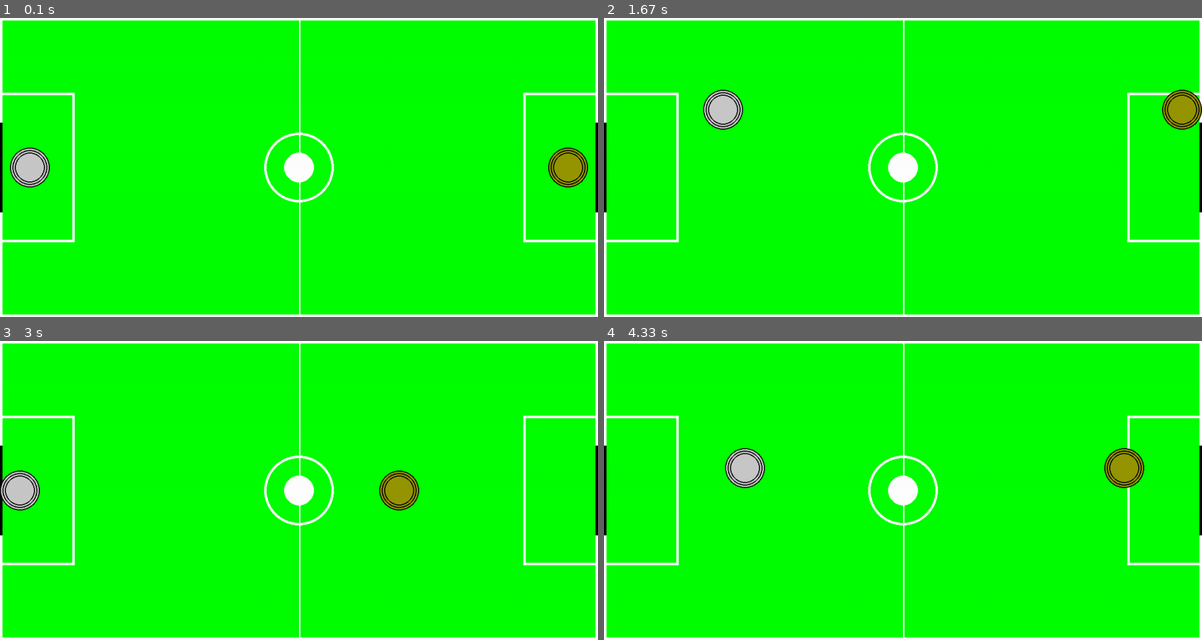
Above: before the commit, frames 1-4 (two rows, left to right).
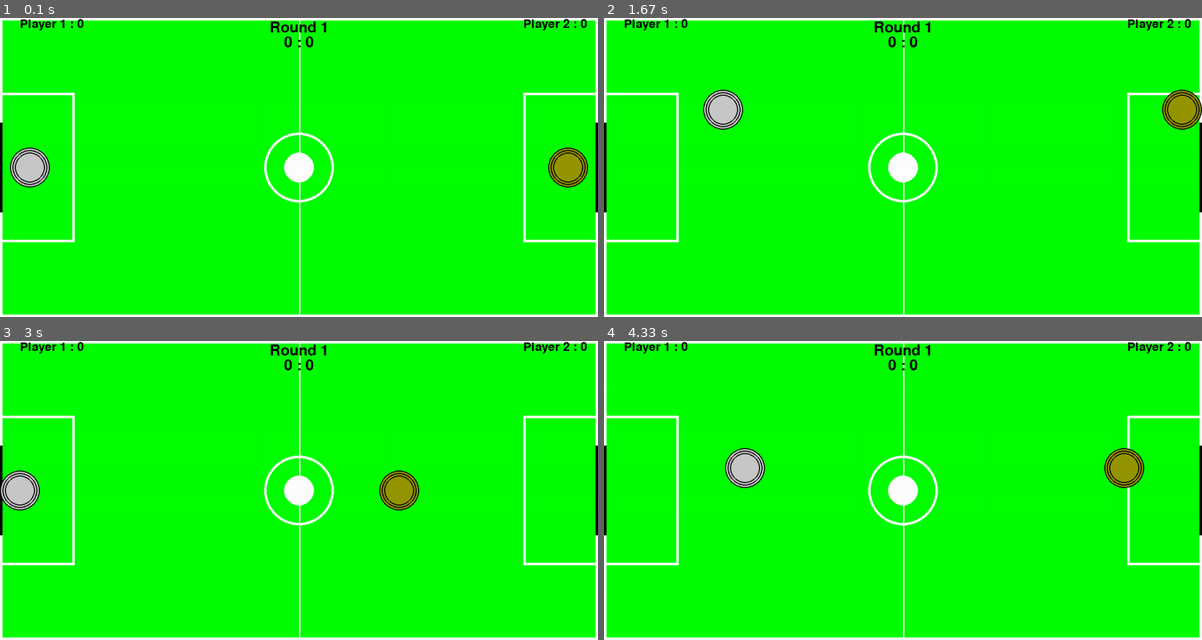
Above: after the commit, the same moments.

Repository: hentt30/game-ces22
Game: pygame game, started from main.py
The game is run twice, just before and just after one commit, with the same random seed, the same clock (stepped at 60 frames per second) and the same inputs.
Inputs:
- Up to frame 1 (0.1 s): no input
- Up to frame 2 (1.67 s): hold Right 0.33-0.8 s; hold Up 0.83-1.13 s; hold W 0.83-1.13 s; hold Right 1.17-1.63 s; hold D 1.17-1.63 s
- Up to frame 3 (3 s): hold Left 1.67-2.2 s; hold A 1.67-2.2 s; hold Down 2.23-2.53 s; hold S 2.23-2.53 s; hold Left 2.57-2.97 s; hold A 2.57-2.97 s
- Up to frame 4 (4.33 s): hold Up 3-3.37 s; hold W 3-3.37 s; hold Right 3.4-4.03 s; hold D 3.4-4.03 s; hold Down from 4.07 s (still down); hold S from 4.07 s (still down)

The runs differ from the first frame. In frame 1, 0.6% of the frame differs, in the area x 3-99%, y 0-10%; in frame 2, 0.6%; in frame 3, 0.6%; in frame 4, 0.6%.

Commit message:
Renderizando o placar e o round
Falta ainda colocar pra alterar na tela quando ocorre una variação

Diff:
--- a/game/config/constants.py
+++ b/game/config/constants.py
@@ -40,7 +40,8 @@
 WHITE = (255, 255, 255)
 BACKGROUND_COLOR = (0, 255, 0)
 # Scoring
-SCORE_LIMIT = 5
+#SCORE_LIMIT = 5
+SCORE_LIMIT = 3
 ROUND_LIMIT = 2
 
 # Environment
@@ -64,6 +65,8 @@
 PADDLE_RIGHT = "paddle_right"
 PADDLE_LEFT = "paddle_left"
 PUCK = "puck"
+PLACAR = "placar"
+ROUND= "round"
 
 # vetor de cores
 COLORS = [[(46, 120, 50), (66, 152, 60)], [(200, 72, 72), (255, 92, 92)],
--- a/game/model/state.py
+++ b/game/model/state.py
@@ -2,7 +2,7 @@
 from game.model.paddle import Paddle
 from game.model.puck import Puck
 from game.config.constants import *
-from game.view.__init__ import game_view
+#from game.view.__init__ import game_view
 import pygame
 
 class State(object):
@@ -45,7 +45,7 @@
     def get_placar(self)->None:
         """ Define a forma do placar e aciona na tela"""
         small_font = pygame.font.SysFont("comicsans", 35)
-        text1 = small_font.render("{0} : {1}".format("Player 1", str(self.score1)), True, BLACK)
+        text1 = small_font.render("{0} : {1}".format("Player 1",str(self.score1)), True, BLACK)
         text2 = small_font.render("{0} : {1}".format("Player 2", str(self.score2)), True, BLACK)
 
         self.screen.blit(text1, [40, 0])
@@ -53,16 +53,17 @@
 
     def update_placar(self, speed,state)->None:
         """ Verifica o retorno de check_goal e atualiza o placar"""
-        # Hits the left goal!
-        if Goal.check_goal(self,LEFT,state.puck):
-            self.score2 += 1
-            ResetGame.reset_conditions(self,state.puck,state.paddle_left,
-            state.paddle_right,speed, 1,1)
-        # Hits the left goal!
-        if Goal.check_goal(self,RIGHT,state.puck):
-            self.score1 += 1
-            ResetGame.reset_conditions(self,state.puck,state.paddle_left,
-            state.paddle_right,speed, 2,1)
+        if state is not None:
+            # Hits the left goal!
+            if Goal.check_goal(self,LEFT,state.puck):
+                self.score2 += 1
+                ResetGame.reset_conditions(self,state.puck,state.paddle_left,
+                state.paddle_right,speed, 1,1)
+            # Hits the left goal!
+            if Goal.check_goal(self,RIGHT,state.puck):
+                self.score1 += 1
+                ResetGame.reset_conditions(self,state.puck,state.paddle_left,
+                state.paddle_right,speed, 2,1)
 
 
 class Round:
@@ -82,27 +83,28 @@
 
     def update_round(self,speed,state)->None:
         """ Verifica as condições necessárias e atualiza o round do jogo"""
-        if state.placar.score1 == SCORE_LIMIT:
-            if not self.round_p1 + 1 == ROUND_LIMIT:
-                RoundChange.notify_round_change(self, self.round_no, state.placar.score1, state.placar.score2)
-            self.round_no += 1
-            self.round_p1 += 1
-            state.placar.score1, state.placar.score2 = 0, 0
-            ResetGame.reset_conditions(self,state.puck,state.paddle_left,state.paddle_right,0,1,2)
+        if state is not None:
+            if state.placar.score1 == SCORE_LIMIT:
+                if not self.round_p1 + 1 == ROUND_LIMIT:
+                    RoundChange.notify_round_change(self, self.round_no, state.placar.score1, state.placar.score2)
+                self.round_no += 1
+                self.round_p1 += 1
+                state.placar.score1, state.placar.score2 = 0, 0
+                ResetGame.reset_conditions(self,state.puck,state.paddle_left,state.paddle_right,0,1,2)
 
-        if state.placar.score2 == SCORE_LIMIT:
-            if not self.round_p2 + 1 == ROUND_LIMIT:
-                RoundChange.notify_round_change(self, self.round_no, state.placar.score1,state.placar.score2)
-            self.round_no += 1
-            self.round_p2 += 1
-            state.placar.score1, state.placar.score2 = 0, 0
-            ResetGame.reset_conditions(self,state.puck,state.paddle_left,
-            state.paddle_right,0,2,2)
+            if state.placar.score2 == SCORE_LIMIT:
+                if not self.round_p2 + 1 == ROUND_LIMIT:
+                    RoundChange.notify_round_change(self, self.round_no, state.placar.score1,state.placar.score2)
+                self.round_no += 1
+                self.round_p2 += 1
+                state.placar.score1, state.placar.score2 = 0, 0
+                ResetGame.reset_conditions(self,state.puck,state.paddle_left,
+                state.paddle_right,0,2,2)
 
-        if self.round_p1 == ROUND_LIMIT:  # Player one denotes left player
-            self.get_winner(1,state.puck,self.screen,speed)
-        if self.round_p2 == ROUND_LIMIT:  # Player two denotes right player
-            self.get_winner(2,state.puck,self.screen,speed)
+            if self.round_p1 == ROUND_LIMIT:  # Player one denotes left player
+                self.get_winner(1,state.puck,self.screen,speed)
+            if self.round_p2 == ROUND_LIMIT:  # Player two denotes right player
+                self.get_winner(2,state.puck,self.screen,speed)
 
     def  get_winner(self,player,puck,screen,speed)->None:
         """ Define o vencedor """
--- a/game/view/pygame_view.py
+++ b/game/view/pygame_view.py
@@ -4,6 +4,7 @@
 from game.view.paddle import PaddleView
 from game.subscriber.events import *
 from game.config.constants import *
+from game.model.state import Placar, Round
 
 
 class PyGameView(object):
@@ -21,6 +22,8 @@
         self.paddle_left = PaddleView(PADDLE_LEFT_X, PADDLE_LEFT_Y,
                                   PADDLE_LEFT_COLOR)
         self.puck = PuckView(WIDTH / 2, HEIGHT / 2)
+        self.placar= Placar(event_manager)
+        self.round= Round(event_manager)
 
     def notify(self, event) -> None:
         """ Notifica a tela dos eventos possíveis
@@ -48,6 +51,8 @@
         self.paddle_right.render(self.screen)
         self.paddle_left.render(self.screen)
         self.puck.render(self.screen)
+        self.placar.get_placar()
+        self.round.get_round()
         pygame.display.flip()
 
     def update(self, new_state) -> None:
@@ -56,6 +61,8 @@
         self.paddle_right.update(new_state[PADDLE_RIGHT])
         self.paddle_left.update(new_state[PADDLE_LEFT])
         self.puck.update(new_state[PUCK])
+        self.placar.update_placar(0,new_state[PLACAR])
+        self.round.update_round(0,new_state[ROUND])
 
     def initialize(self) -> None:
         """Inicializa o jogo
